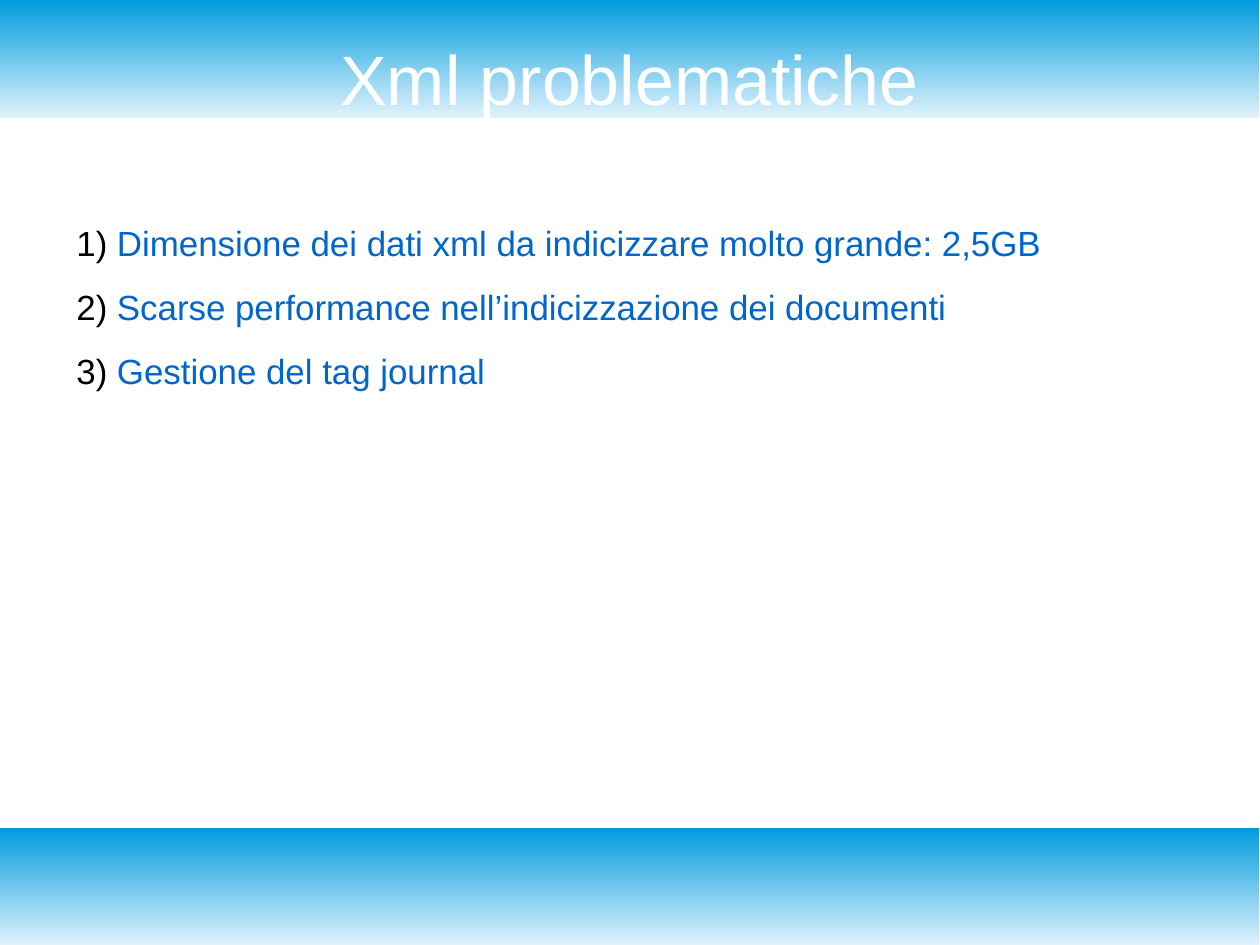
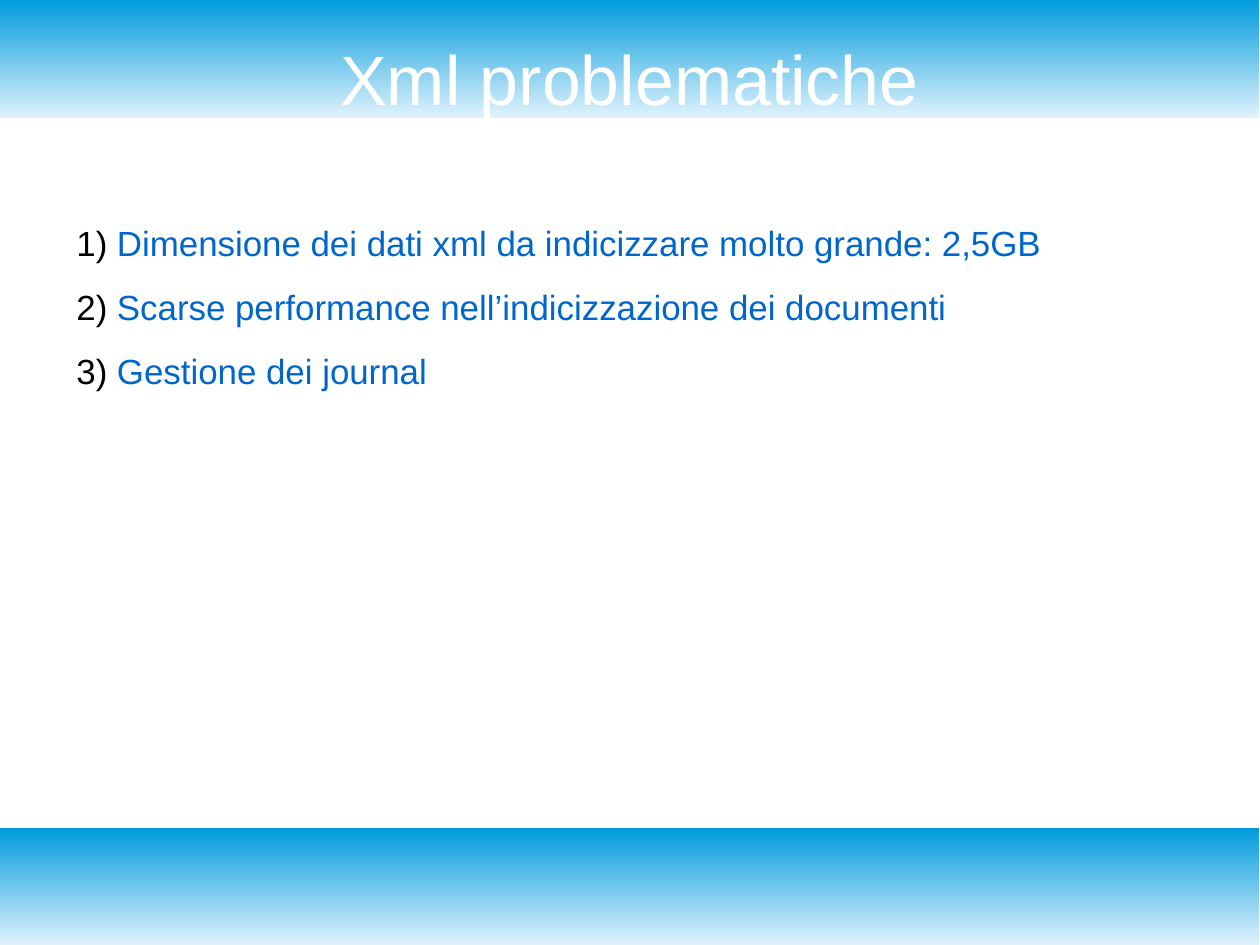
Before and after one commit to enrico404/SearchEngineForDblp, a slide deck: slide 8 of DocDblpSearchEngine.odp. Drawn at 1260x945 pixels with LibreOffice and Linux fonts; fonts in the diff are those of the drawing. Boxes give left, top, right and bottom in pixels: in the first picture for what was removed or moved away, otherwise in the second. Text is boxed around its words. In the diff, an @@ line names an element or a change of style, - is before the commit and + after.

```diff
--- a/DocDblpSearchEngine.odp
+++ b/DocDblpSearchEngine.odp
@@ text at <box>117,358,427,391</box>: text changed @@
-3) Gestione del tag journal
+3) Gestione dei journal
```
Also in this commit, not shown: 12 other slides changed, 1 slide added, 1 other file.
